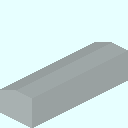
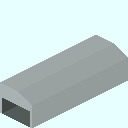
Two versions of the same layered image (128x128). Layer-by-layer changes:
hid group "W" (6 layers) over box(0, 35, 128, 128)
hid group "N" (5 layers) over box(0, 35, 128, 128)
showed "Color", painted on it over box(0, 35, 128, 128)
